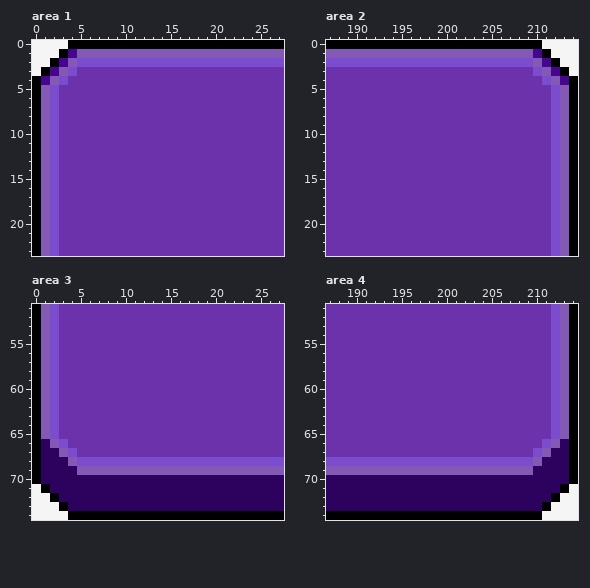
Pixel-art file: application/build/Sprites/Aseprite files/PVC-button-Unpressed.aseprite. Above is the file before it was changed.
215x75 pixels, 1 frame. Colours within 5 levels of each other are drawn and written as one. Shown: area 1: x 0..27, y 0..23; area 2: x 187..214, y 0..23; area 3: x 0..27, y 51..74; area 4: x 187..214, y 51..74.
Now the later version:
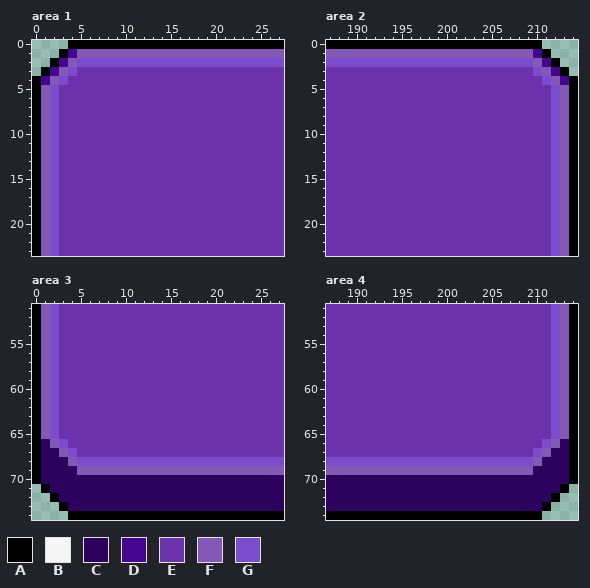
Palette (. is transparent): A #000000  B #f5f5f5  C #2d025f  D #46058f  E #6b32ac  F #8459b6  G #7c4ccf
The exact change:
Area 1:
Colour B is removed in row 0 at x 0 to 3; in row 1 at x 0 to 2; in row 2 at x 0 to 1; in row 3 at x 0.
Area 2:
Colour B is removed in row 0 at x 211 to 214; in row 1 at x 212 to 214; in row 2 at x 213 to 214; in row 3 at x 214.
Area 3:
Colour B is removed in row 71 at x 0; in row 72 at x 0 to 1; in row 73 at x 0 to 2; in row 74 at x 0 to 3.
Area 4:
Colour B is removed in row 71 at x 214; in row 72 at x 213 to 214; in row 73 at x 212 to 214; in row 74 at x 211 to 214.
